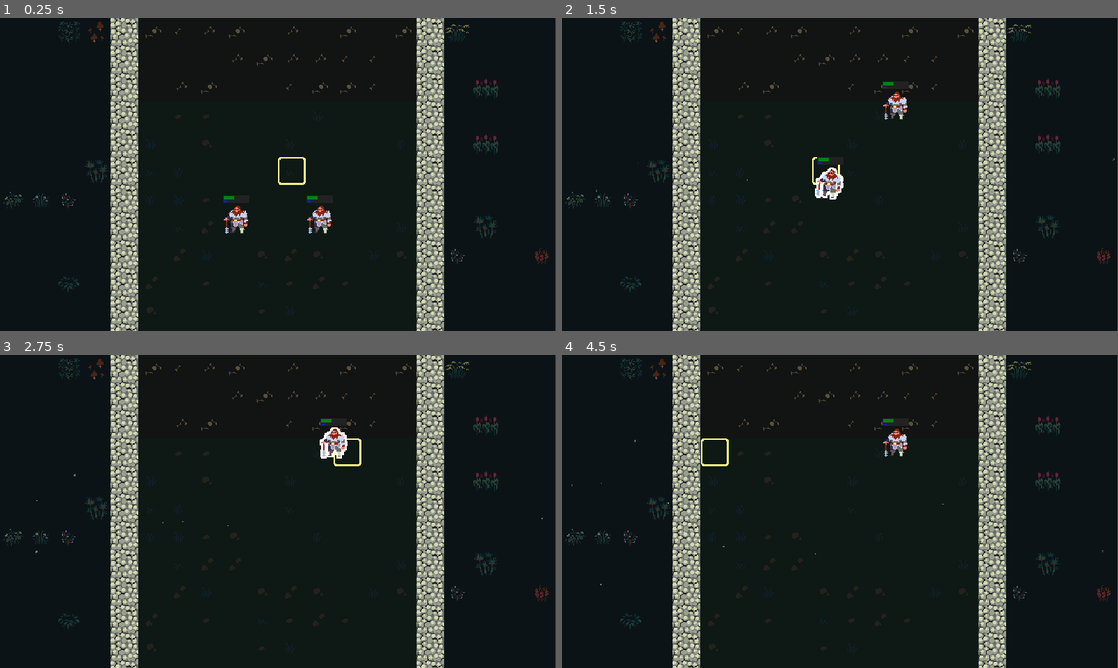
Above: before the commit, frames 1-4 (two rows, left to right).
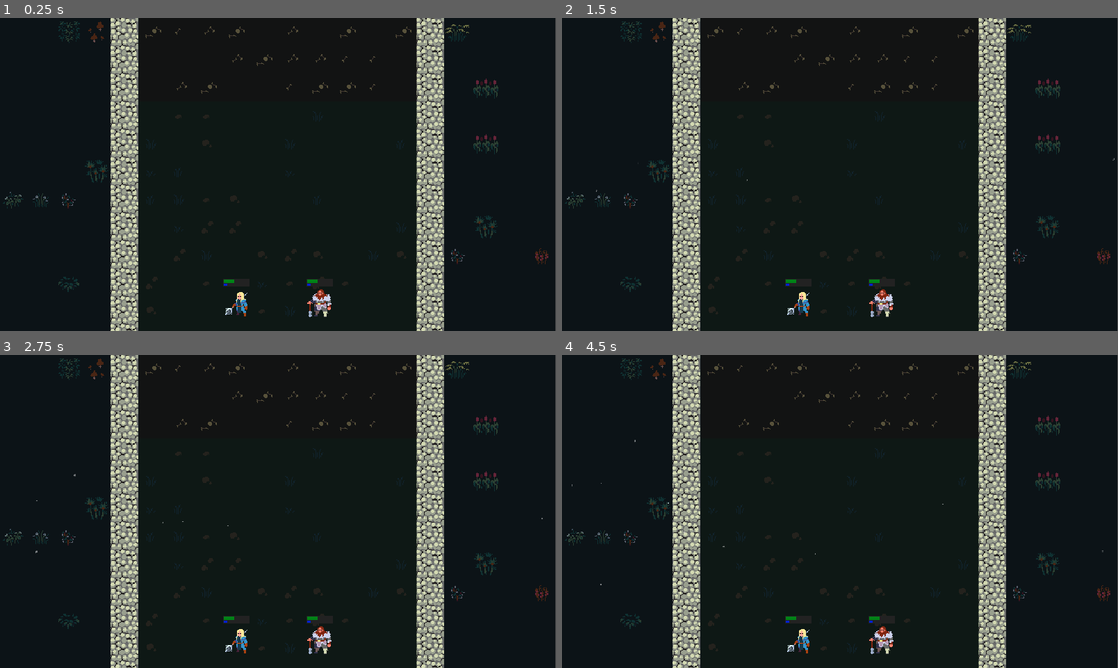
Above: after the commit, the same moments.

Repository: aezukme/tjt
Game: Godot game, scene res://scenes/arena/arena.tscn
The game is run twice, just before and just after one commit, with the same random seed, the same clock (stepped at 60 frames per second) and the same inputs.
Inputs (mouse positions are in pixels of both pictures, inside the frame that each line leads up to):
- Up to frame 1 (0.25 s): no input
- Up to frame 2 (1.5 s): tap Enter at 0.5 s; drag from (878, 218) to (895, 105) at 0.52 s; drag from (795, 218) to (895, 105) at 1.27 s
- Up to frame 3 (2.75 s): move the mouse to (333, 442) at 2.02 s; hold Shift from 2.03 s (still down); click (333, 442) at 2.17 s
- Up to frame 4 (4.5 s): release Shift at 2.75 s; tap Space at 2.75 s; drag from (812, 574) to (895, 442) at 2.77 s; tap Enter at 3.5 s; move the mouse to (1006, 558) at 3.52 s; hold Enter 3.53-4.25 s; click (1006, 558) at 3.67 s; drag from (673, 464) to (756, 433) at 4.27 s

The runs differ from the first frame. In frame 1, 1.0% of the frame differs, in the area x 40-60%, y 44-96%; in frame 2, 1.1%, in the area x 40-63%, y 20-96%; in frame 3, 0.9%; in frame 4, 0.8%.

Commit message:
unit mover

Diff:
--- a/components/play_area.gd
+++ b/components/play_area.gd
@@ -2,6 +2,7 @@
 extends TileMapLayer
 
 @export var unit_grid: UnitGrid
+@export var tile_highlighter: TileHighlighter
 
 var bounds: Rect2i
 
--- a/components/unit_grid.gd
+++ b/components/unit_grid.gd
@@ -14,6 +14,15 @@
 
 func add_unit(tile: Vector2i, unit: Node) -> void:
 	units[tile] = unit
+	unit_grid_changed.emit()
+
+func remove_unit(tile: Vector2i) -> void:
+	var unit := units[tile] as Node
+
+	if not unit:
+		return
+
+	units[tile] = null
 	unit_grid_changed.emit()
 
 func is_tile_occupied(tile: Vector2i) -> bool:
--- a/components/unit_mover.gd
+++ b/components/unit_mover.gd
@@ -3,25 +3,74 @@
 
 @export var play_areas: Array[PlayArea]
 
+func _ready() -> void:
+	var units := get_tree().get_nodes_in_group("units")
+	for unit: Unit in units:
+		setup_unit(unit)
+
+
+func setup_unit(unit: Unit) -> void:
+	unit.drag_and_drop.drag_started.connect(_on_unit_drag_started.bind(unit))
+	unit.drag_and_drop.drag_canceled.connect(_on_unit_drag_canceled.bind(unit))
+	unit.drag_and_drop.dropped.connect(_on_unit_dropped.bind(unit))
+
+func _set_highlighters(enabled: bool) -> void:
+	for play_area: PlayArea in play_areas:
+		play_area.tile_highlighter.enabled = enabled
+
 func _get_play_area_for_position(global: Vector2) -> int:
-    var dropped_area_index := -1
+	var dropped_area_index := -1
 
-    for i in play_areas.size():
-        var tile := play_areas[i].get_tile_from_global(global)
-        if play_areas[i].is_tile_within_bounds(tile):
-            dropped_area_index = i
+	for i in play_areas.size():
+		var tile := play_areas[i].get_tile_from_global(global)
+		if play_areas[i].is_tile_within_bounds(tile):
+			dropped_area_index = i
 
-    return dropped_area_index
+	return dropped_area_index
 
 
 func _reset_unit_to_starting_position(starting_position: Vector2, unit: Unit) -> void:
-    var i := _get_play_area_for_position(starting_position)
-    var tile := play_areas[i].get_tile_from_global(starting_position)
+	var i := _get_play_area_for_position(starting_position)
+	var tile := play_areas[i].get_tile_from_global(starting_position)
 
-    unit.reset_after_dragging(starting_position)
-    play_areas[i].unit_grid.add_unit(tile, unit)
+	unit.reset_after_dragging(starting_position)
+	play_areas[i].unit_grid.add_unit(tile, unit)
 
 func _move_unit(unit: Unit, play_area: PlayArea, tile: Vector2i) -> void:
-    play_area.unit_grid.add_unit(tile, unit)
-    unit.global_position = play_area.get_global_from_tile(tile) - Arena.HALF_CELL_SIZE
-    unit.reparent(play_area.unit_grid)
+	play_area.unit_grid.add_unit(tile, unit)
+	unit.global_position = play_area.get_global_from_tile(tile) - Arena.HALF_CELL_SIZE
+	unit.reparent(play_area.unit_grid)
+
+func _on_unit_drag_started(unit: Unit) -> void:
+	_set_highlighters(true)
+
+	var i := _get_play_area_for_position(unit.global_position)
+	if i > -1:
+		var tile := play_areas[i].get_tile_from_global(unit.global_position)
+		play_areas[i].unit_grid.remove_unit(tile)
+
+func _on_unit_drag_canceled(starting_position: Vector2, unit: Unit) -> void:
+	_set_highlighters(false)
+	_reset_unit_to_starting_position(starting_position, unit)
+
+func _on_unit_dropped(starting_position: Vector2, unit: Unit) -> void:
+	_set_highlighters(false)
+
+	var old_area_index := _get_play_area_for_position(starting_position)
+	var drop_area_index := _get_play_area_for_position(unit.get_global_mouse_position())
+
+	if drop_area_index == -1:
+		_reset_unit_to_starting_position(starting_position, unit)
+		return
+
+	var old_area := play_areas[old_area_index]
+	var old_tile := old_area.get_tile_from_global(starting_position)
+	var new_area := play_areas[drop_area_index]
+	var new_tile := new_area.get_hovered_tile()
+
+	if new_area.unit_grid.is_tile_occupied(new_tile):
+		var old_unit: Unit = new_area.unit_grid.units[new_tile]
+		new_area.unit_grid.remove_unit(new_tile)
+		_move_unit(old_unit, old_area, old_tile)
+
+	_move_unit(unit, new_area, new_tile)
--- /dev/null
+++ b/data/units/mage.tres
@@ -0,0 +1,9 @@
+[gd_resource type="Resource" script_class="UnitStats" load_steps=2 format=3 uid="uid://cks8r0jxncpqo"]
+
+[ext_resource type="Script" uid="uid://xf3ubegfusxx" path="res://data/units/unit_stats.gd" id="1_85r4g"]
+
+[resource]
+script = ExtResource("1_85r4g")
+name = "Bjorn"
+skin_coordinates = Vector2i(2, 2)
+metadata/_custom_type_script = "uid://xf3ubegfusxx"
--- a/scenes/arena/arena.tscn
+++ b/scenes/arena/arena.tscn
@@ -7,6 +7,8 @@
 [ext_resource type="Script" uid="uid://dyicost2uqd27" path="res://components/unit_grid.gd" id="4_asdgj"]
 [ext_resource type="Script" uid="uid://ge0wp0b1fuvc" path="res://components/play_area.gd" id="4_jx0ua"]
 [ext_resource type="Script" uid="uid://4ws5xrynj7ig" path="res://components/tile_highlighter.gd" id="6_u52cf"]
+[ext_resource type="Resource" uid="uid://cks8r0jxncpqo" path="res://data/units/mage.tres" id="8_6w4xk"]
+[ext_resource type="Script" uid="uid://xpff4so18v45" path="res://components/unit_mover.gd" id="8_ii07k"]
 
 [sub_resource type="Curve" id="Curve_8trdl"]
 _data = [Vector2(0, 0), 0.0, 0.0, 0, 0, Vector2(0.19266054, 1), 0.0, 0.0, 0, 0, Vector2(0.77675843, 1), 0.0, 0.0, 0, 0, Vector2(1, 0), 0.0, 0.0, 0, 0]
@@ -62,11 +64,12 @@
 lifetime = 6.0
 process_material = SubResource("ParticleProcessMaterial_aj7ud")
 
-[node name="GameArea" type="TileMapLayer" parent="." node_paths=PackedStringArray("unit_grid")]
+[node name="GameArea" type="TileMapLayer" parent="." node_paths=PackedStringArray("unit_grid", "tile_highlighter")]
 position = Vector2(160, 96)
 tile_set = ExtResource("1_1qjuf")
 script = ExtResource("4_jx0ua")
 unit_grid = NodePath("ArenaUnitGrid")
+tile_highlighter = NodePath("TileHighlighter")
 metadata/_edit_group_ = true
 metadata/_edit_lock_ = true
 
@@ -86,6 +89,7 @@
 
 [node name="TileHighlighter" type="Node" parent="GameArea" node_paths=PackedStringArray("play_area", "highlight_layer")]
 script = ExtResource("6_u52cf")
+enabled = false
 play_area = NodePath("..")
 highlight_layer = NodePath("../Highlight")
 tile = Vector2i(3, 0)
@@ -122,7 +126,12 @@
 tile_set = ExtResource("1_1qjuf")
 
 [node name="Unit" parent="." instance=ExtResource("4_aj7ud")]
-position = Vector2(352, 224)
+position = Vector2(352, 320)
 
 [node name="Unit2" parent="." instance=ExtResource("4_aj7ud")]
-position = Vector2(256, 224)
+position = Vector2(256, 320)
+stats = ExtResource("8_6w4xk")
+
+[node name="UnitMover" type="Node" parent="." node_paths=PackedStringArray("play_areas")]
+script = ExtResource("8_ii07k")
+play_areas = [NodePath("../GameArea")]
--- a/scenes/unit/unit.tscn
+++ b/scenes/unit/unit.tscn
@@ -34,7 +34,7 @@
 border_width_bottom = 1
 border_color = Color(0.13319641, 0.13319641, 0.13319635, 1)
 
-[node name="Unit" type="Area2D"]
+[node name="Unit" type="Area2D" groups=["units"]]
 script = ExtResource("1_fvc8g")
 stats = ExtResource("2_vh40f")
 metadata/_edit_group_ = true
Not shown: 1 places in scenes/arena/arena.tscn that only renumber resources
